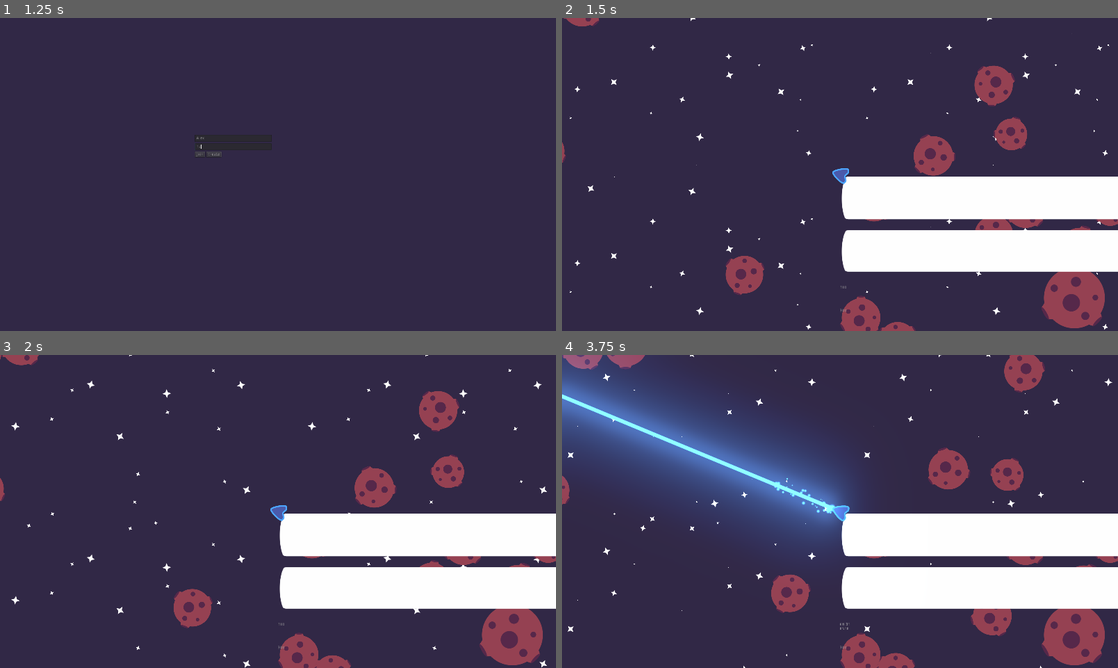
Above: before the commit, frames 1-4 (two rows, left to right).
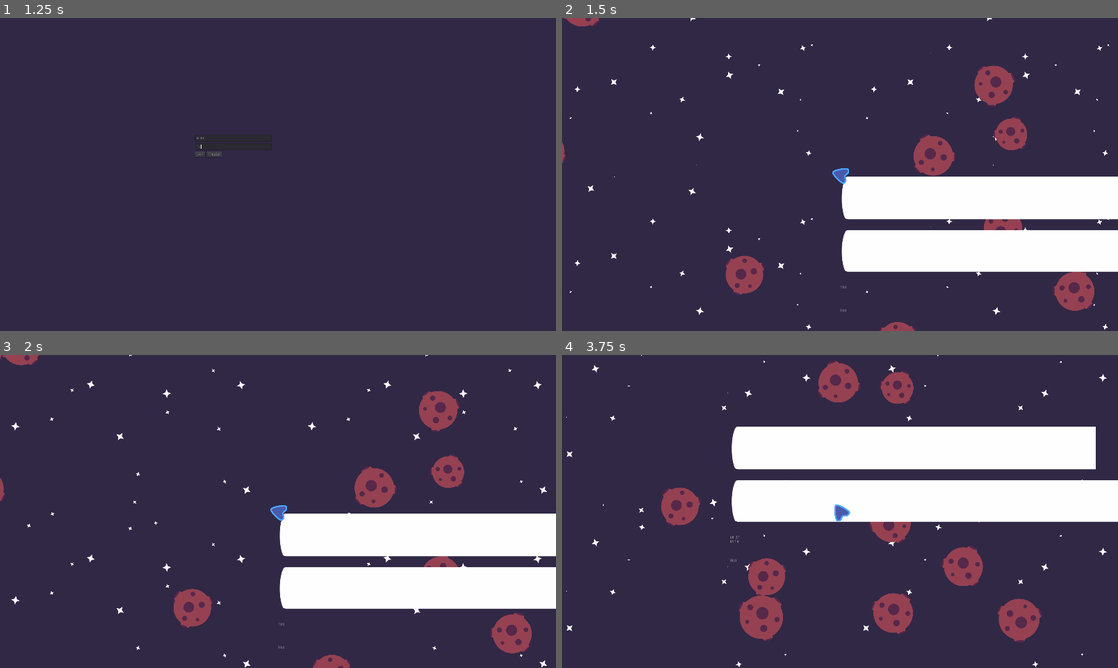
Above: after the commit, the same moments.

Repository: PIWEEK/spacehunters
Game: Godot game, scene res://Menu.tscn
Same seed, same stepped clock (60 frames per second), same inputs: the game is played once before the commit and once after it.
Inputs (mouse positions are in pixels of both pictures, inside the frame that each line leads up to):
- Up to frame 1 (1.25 s): click (233, 136) at 0.52 s; type "Alex" at 0.6 s; click (233, 146) at 0.75 s; type "12" at 0.83 s
- Up to frame 2 (1.5 s): click "Create" at 1.25 s
- Up to frame 3 (2 s): no input
- Up to frame 4 (3.75 s): move the mouse to (962, 495) at 2.02 s; hold Right (ui_right) 2.03-2.78 s; hold Space (charge) 2.03-2.78 s; move the mouse to (728, 527) at 2.77 s; hold Down (ui_down) 2.78-3.53 s; tap Space (charge) at 2.85 s; move the mouse to (895, 442) at 3.52 s; hold Right (ui_right) from 3.53 s (still down); hold Right mouse button (fire_secondary_weapon) from 3.53 s (still down)

Frame 1 is identical in both runs. In frame 2, 2.2% of the frame differs, in the area x 50-100%, y 64-100%; in frame 3, 2.3%; in frame 4, 52%, in the area x 0-100%, y 0-100%.

Commit message:
charge multiplayer

Diff:
--- a/Main.tscn
+++ b/Main.tscn
@@ -1,21 +1,11 @@
-[gd_scene load_steps=11 format=2]
+[gd_scene load_steps=7 format=2]
 
-[ext_resource path="res://Assets/asteroid.svg" type="Texture" id=1]
 [ext_resource path="res://Limit.tscn" type="PackedScene" id=2]
 [ext_resource path="res://StarField/StarFieldBackground.tscn" type="PackedScene" id=3]
 [ext_resource path="res://Objects/RandomAsteroids.tscn" type="PackedScene" id=4]
 [ext_resource path="res://Assets/2d_environment.tres" type="Environment" id=5]
 [ext_resource path="res://Main.gd" type="Script" id=6]
 [ext_resource path="res://UI/ShieldHulkBar/ShieldHullBar.tscn" type="PackedScene" id=7]
-
-[sub_resource type="CircleShape2D" id=1]
-radius = 52.7564
-
-[sub_resource type="CircleShape2D" id=2]
-radius = 69.1353
-
-[sub_resource type="CircleShape2D" id=3]
-radius = 106.584
 
 [node name="Main" type="Node2D"]
 script = ExtResource( 6 )
@@ -24,55 +14,6 @@
 
 [node name="StarFieldBackground" parent="." instance=ExtResource( 3 )]
 
-[node name="Asteroid" type="StaticBody2D" parent="."]
-position = Vector2( 933.744, 126.894 )
-
-[node name="CollisionShape2D" type="CollisionShape2D" parent="Asteroid"]
-shape = SubResource( 1 )
-
-[node name="Sprite" type="Sprite" parent="Asteroid"]
-scale = Vector2( 0.486244, 0.486244 )
-texture = ExtResource( 1 )
-
-[node name="Asteroid2" type="StaticBody2D" parent="."]
-position = Vector2( 641.708, 118.409 )
-
-[node name="CollisionShape2D" type="CollisionShape2D" parent="Asteroid2"]
-shape = SubResource( 2 )
-
-[node name="Sprite" type="Sprite" parent="Asteroid2"]
-scale = Vector2( 0.635398, 0.635398 )
-texture = ExtResource( 1 )
-
-[node name="Asteroid4" type="StaticBody2D" parent="."]
-position = Vector2( 73.6071, 494.61 )
-
-[node name="CollisionShape2D" type="CollisionShape2D" parent="Asteroid4"]
-shape = SubResource( 2 )
-
-[node name="Sprite" type="Sprite" parent="Asteroid4"]
-scale = Vector2( 0.635398, 0.635398 )
-texture = ExtResource( 1 )
-
-[node name="Asteroid5" type="StaticBody2D" parent="."]
-position = Vector2( 118.257, 95.6089 )
-
-[node name="CollisionShape2D" type="CollisionShape2D" parent="Asteroid5"]
-shape = SubResource( 2 )
-
-[node name="Sprite" type="Sprite" parent="Asteroid5"]
-scale = Vector2( 0.635398, 0.635398 )
-texture = ExtResource( 1 )
-
-[node name="Asteroid3" type="StaticBody2D" parent="."]
-position = Vector2( 810, 426 )
-
-[node name="CollisionShape2D" type="CollisionShape2D" parent="Asteroid3"]
-shape = SubResource( 3 )
-
-[node name="Sprite" type="Sprite" parent="Asteroid3"]
-texture = ExtResource( 1 )
-
 [node name="WorldEnvironment" type="WorldEnvironment" parent="."]
 environment = ExtResource( 5 )
 
--- a/PlayerShip.gd
+++ b/PlayerShip.gd
@@ -13,7 +13,7 @@
 var fire_rate := 0.2
 var charge = false
 var camera
-var boost_speed = 3000
+var boost_speed = 2500
 
 puppet var puppet_position = Vector2()
 puppet var puppet_direction = 0.0
@@ -53,19 +53,19 @@
     var dir = get_dir()
     var movement = get_movement();
 
-    if speed > default_speed:
-        if speed > boost_speed - 500:
-            camera.set_offset(Vector2(
-                rand_range(-1.0, 1.0) * shake_amount,
-                rand_range(-1.0, 1.0) * shake_amount
-            ))
-
-        speed -= delta * 300
-
-        if speed < default_speed:
-            speed = default_speed
 
     if is_network_master():
+        if speed > default_speed:
+            if speed > boost_speed - 500:
+                camera.set_offset(Vector2(
+                    rand_range(-1.0, 1.0) * shake_amount,
+                    rand_range(-1.0, 1.0) * shake_amount
+                ))
+
+            speed -= delta * 300
+
+            if speed < default_speed:
+                speed = default_speed
         if last_direction != dir:
             if abs(dir) < turn_speed:
                 self.rotation += dir
@@ -93,6 +93,9 @@
         else:
             queue_free()
 
+    if Input.get_action_strength("ui_down") && speed > default_speed:
+        speed = default_speed
+
 func get_movement() -> Vector2:
     if speed > default_speed:
         return Vector2(cos(self.rotation), sin(self.rotation))
@@ -102,7 +105,7 @@
         Input.get_action_strength("ui_down") - Input.get_action_strength("ui_up")
     )
 
-func init_charge():
+remotesync func init_charge():
     charge =  true
     $ParticlesCharge.emitting = true
     yield(get_tree().create_timer(2.8), "timeout")
@@ -111,13 +114,12 @@
     speed = boost_speed
 
 func _unhandled_input(event: InputEvent) -> void:
-    if event.is_action("charge"):
+    if is_network_master():
+        if event.is_action("charge"):
+            if event.is_action_pressed("charge"):
+                rpc("init_charge")
+            return
 
-        if event.is_action_pressed("charge"):
-            init_charge()
-        return
-
-    if is_network_master():
         if not event.is_action("fire_secondary_weapon"):
             return
 
